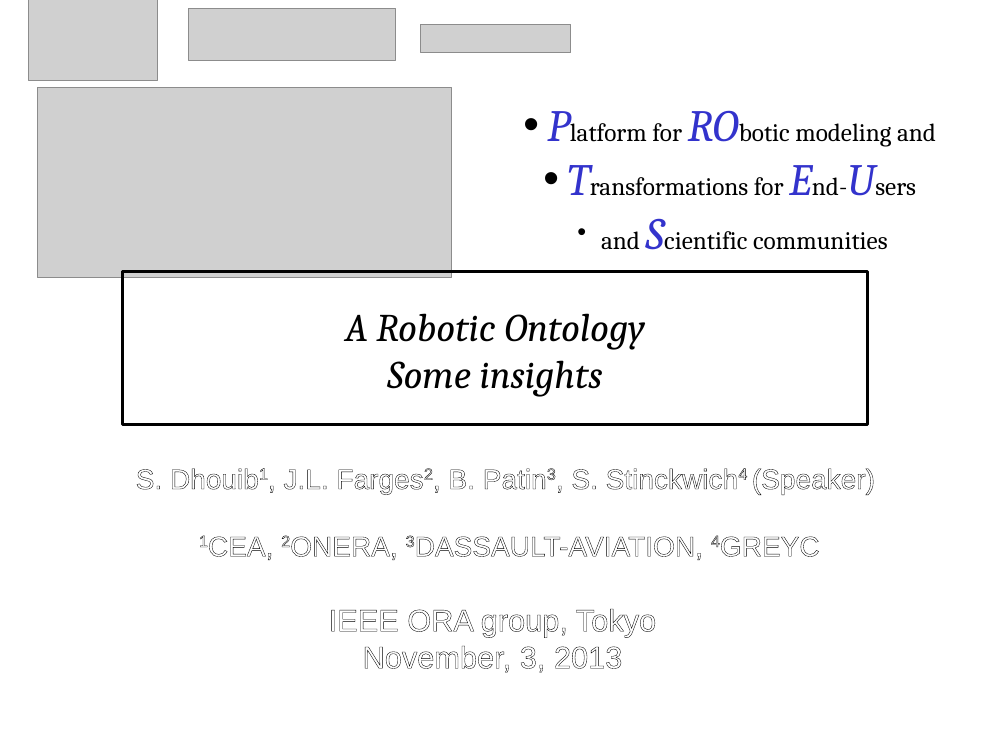
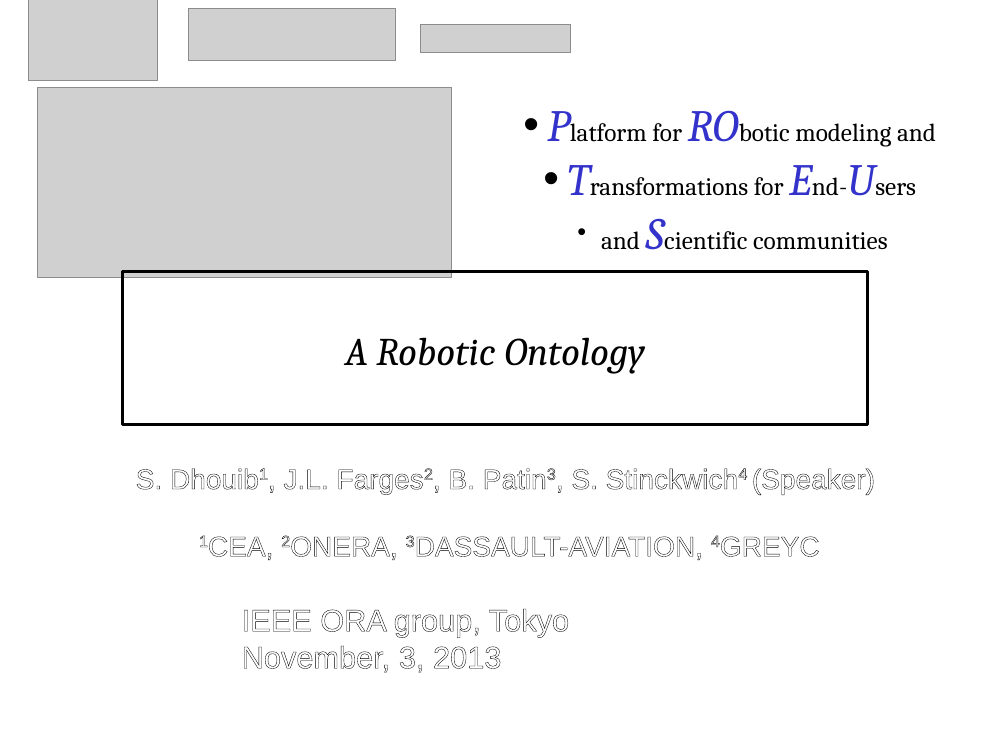
Before and after one commit to RobotML/RobotML, a slide deck: slide 1 of Ontologies/ORA/Meetings/20131103-IROS-Tokyo/R4.1.6-P5.9-ARoboticOntology.odp. Drawn at 1008x756 pixels with LibreOffice and Linux fonts; fonts in the diff are those of the drawing; grey boxes stand for pictures. Boxes give left, top, right and bottom in pixels: in the first picture for what was removed or moved away, otherwise in the second. Text is boxed around its words. In the diff, an @@ line names an element or a change of style, - is before the commit and + after.

```diff
--- a/Ontologies/ORA/Meetings/20131103-IROS-Tokyo/R4.1.6-P5.9-ARoboticOntology.odp
+++ b/Ontologies/ORA/Meetings/20131103-IROS-Tokyo/R4.1.6-P5.9-ARoboticOntology.odp
@@ text in rectangle at bbox=[387, 360, 603, 397]: paragraph removed @@
-Some insights
@@ text "IEEE ORA group, Tokyo" at bbox=[242, 609, 569, 673]: alignment centre to left @@
```
Also in this commit, not shown: 11 other slides changed, 15 slides added, 4 slides removed.
